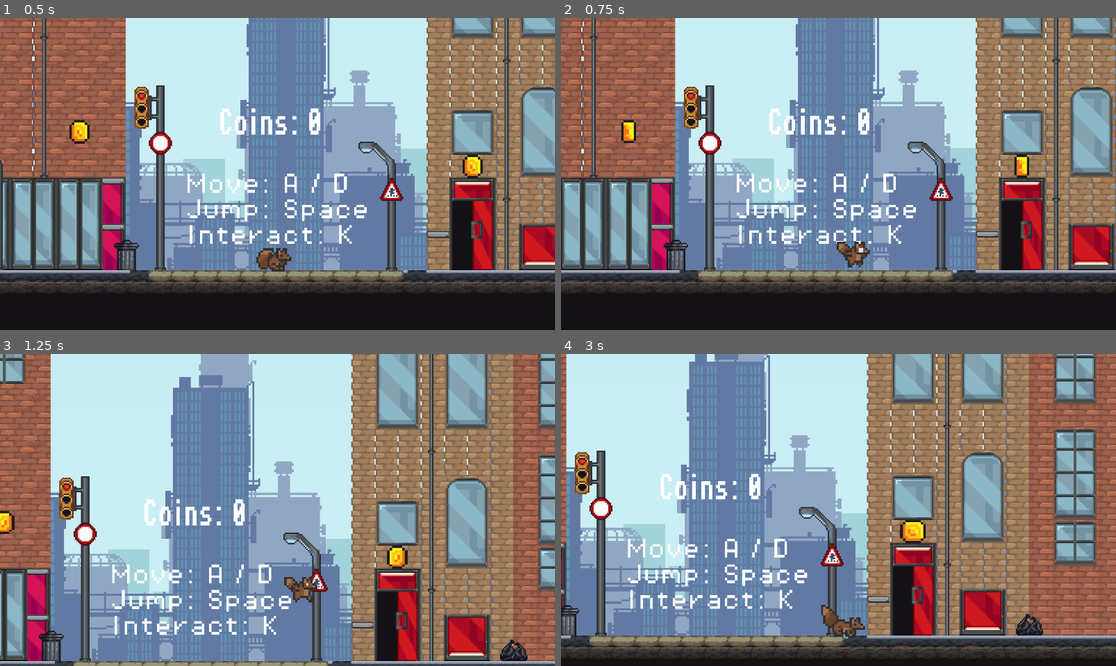
Above: before the commit, frames 1-4 (two rows, left to right).
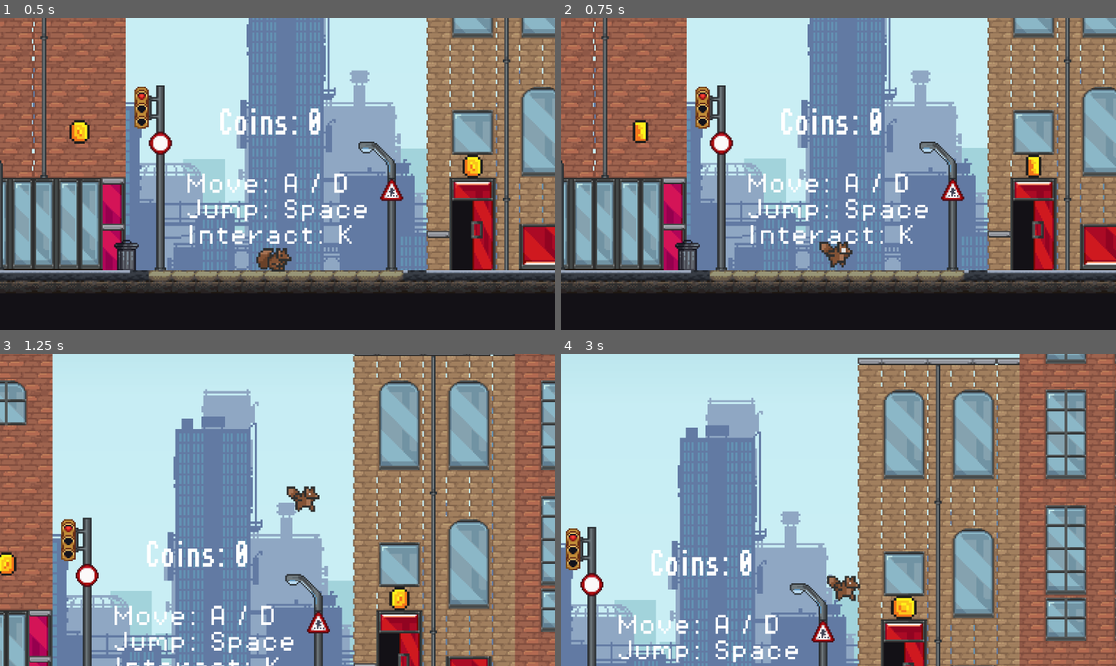
Above: after the commit, the same moments.

Repository: CS196Illinois/FA25-Group6
Game: Godot game, scene res://Scene/games.tscn
Same seed, same stepped clock (60 frames per second), same inputs: the game is played once before the commit and once after it.
Inputs:
- Up to frame 1 (0.5 s): no input
- Up to frame 2 (0.75 s): hold Right (move_right) from 0.53 s (still down); hold K (interact) from 0.53 s (still down)
- Up to frame 3 (1.25 s): keep holding Right (move_right); keep holding K (interact); tap Space (jump) at 0.77, 0.8, 1.07 s
- Up to frame 4 (3 s): release K (interact) at 1.28 s; tap Space (jump) at 1.35, 1.52, 1.82, 2.3 s; tap K (interact) at 1.55, 2.85 s; release Right (move_right) at 2.03 s; hold A (move_left) 2.03-2.78 s; hold K (interact) 2.03-2.78 s; hold Right (move_right) from 2.78 s (still down)

Frame 1 is identical in both runs. In frame 2, 35% of the frame differs, in the area x 0-100%, y 0-88%; in frame 3, 46%; in frame 4, 62%, in the area x 0-100%, y 0-100%.

Commit message:
add notes for code and change the logic of detecting pressing interact

Diff:
--- a/cs-honors-proj/Script/coin.gd
+++ b/cs-honors-proj/Script/coin.gd
@@ -1,6 +1,8 @@
 extends Area2D
 @onready var animation_player: AnimationPlayer = $AnimationPlayer
-
+#check if player attach the body
 func _on_body_entered(body: Node2D) -> void:
+	#adding count
 	GameManager.add_point()
+	#delete coin according the set in animationPlayer
 	animation_player.play("pickup")
--- a/cs-honors-proj/Script/game_manager.gd
+++ b/cs-honors-proj/Script/game_manager.gd
@@ -6,10 +6,12 @@
 func _ready():
 	#connect autoload GameManager to find ScoreLabel
 	score_label = get_tree().get_root().find_child("ScoreLabel", true, false)
+#count coins
 func add_point():
 	score += 1
 	if score_label:
 		score_label.text = "Coins: " + str(score)
+
 
 # part for npc creating
 @export var human_copy = preload("res://Scene/human.tscn")
@@ -21,8 +23,9 @@
 var time_count = 0.0
 func create_human():
 	var human = human_copy.instantiate() # create new human scene
-	var random_side = randi() % 2 # create random 0 or 1
+	var random_side = randi() % 2 # create random 0 or 1, allows npc appear randomely in left or right
 	if random_side == 0 :
+		#set original place and direction
 		human.position = Vector2(left_create_x, create_y);
 		human.direction = 1;
 	else:
@@ -30,6 +33,7 @@
 		human.direction = -1;
 	add_child(human) #add our new human
 
+#creat human each 3 seconds
 func _process(delta):
 	time_count += delta
 	if time_count >= creat_cd:
--- a/cs-honors-proj/Script/human.gd
+++ b/cs-honors-proj/Script/human.gd
@@ -2,6 +2,7 @@
 var speed = 50
 var direction = 1
 @onready var animated_sprite_2d: AnimatedSprite2D = $AnimatedSprite2D
+
 #for moving
 func _process(delta: float) -> void:
 	position.x += speed * delta * direction
@@ -9,6 +10,7 @@
 		animated_sprite_2d.flip_h = false
 	elif direction < 0:
 		animated_sprite_2d.flip_h = true
+	#delete human when they walk outside the boundry
 	if position.x < -550 or position.x > 600:
 		queue_free()
 
@@ -16,9 +18,10 @@
 var player_enter = false #check player enter the body
 var be_scared = false # ensure only change direction once
 @onready var coin_scene: PackedScene = preload("res://Scene/coin.tscn")
-var first = true
+var first = true #check for interact second time
 @onready var hurt_sounds: AudioStreamPlayer = $hurt
 
+#check player's position
 func _on_area_2d_body_entered(body: Node2D) -> void:
 	player_enter = true
 func _on_area_2d_body_exited(body: Node2D) -> void:
@@ -26,24 +29,29 @@
 
 func _physics_process(delta: float) -> void:
 	if Input.is_action_just_pressed("interact") and player_enter:
+		#check beat
 		hurt_sounds.play()
 		if (!be_scared):
+			#check first beat
 			be_scared = true
+			#chang direction and run away faster
 			direction = -1 * direction
 			speed = 150
 			animated_sprite_2d.play("runaway")
 		elif (first):
+			#check second beat and ensure no more reaction after second beat
 			first = false
+			#turn back and play animation
 			direction = -1 * direction
 			animated_sprite_2d.play("beat")
 			speed = 0
 			await animated_sprite_2d.animation_finished
 			#play hit animation
-			var new_coin = coin_scene.instantiate() # create new coin
+			var new_coin = coin_scene.instantiate() # throw away new coin
 			new_coin.position = self.position + Vector2(direction * 30, -10)
 			# create coin on the ground and at back of the human
 			get_node("/root/GameManager").add_child(new_coin)
 			#create coin under gameManager to ensure the score is added
 			animated_sprite_2d.play("runaway")
 			direction = -1 * direction
-			speed = 300 #run away faster
+			speed = 300 #run away faster and faster
--- a/cs-honors-proj/Script/killzone.gd
+++ b/cs-honors-proj/Script/killzone.gd
@@ -3,7 +3,8 @@
 
 func _on_body_entered(body: Node2D) -> void:
 	timer.start()
-
+#check if player walk into the boundry
 
 func _on_timer_timeout() -> void:
 	get_tree().reload_current_scene()
+#reopen the game when walk against the boundry
--- a/cs-honors-proj/Script/player.gd
+++ b/cs-honors-proj/Script/player.gd
@@ -4,6 +4,8 @@
 const SPEED = 100.0
 const JUMP_VELOCITY = -300.0
 @onready var animated_sprite_2d: AnimatedSprite2D = $AnimatedSprite2D
+var playing = false;
+
 
 func _physics_process(delta: float) -> void:
 	# Add the gravity.
@@ -20,10 +22,16 @@
 		animated_sprite_2d.flip_h = false
 	elif direction < 0:
 		animated_sprite_2d.flip_h = true
-	#play animations
+	# play animations each time when press "K" without loop
 	if Input.is_action_pressed("interact") and is_on_floor():
-		animated_sprite_2d.play("beat")
-	elif is_on_floor():
+		if !playing:
+			animated_sprite_2d.play("beat")
+			await animated_sprite_2d.animation_finished
+			playing = true;
+	elif Input.is_action_just_released("interact") and is_on_floor():
+		playing = false;
+	#static state, normal run and jump
+	if is_on_floor():
 		if direction == 0:
 			animated_sprite_2d.play("idle")
 		else:
--- a/cs-honors-proj/Script/trash_bin.gd
+++ b/cs-honors-proj/Script/trash_bin.gd
@@ -14,6 +14,7 @@
 
 func _process(delta):
 	if player_in_area and Input.is_action_just_pressed("interact") and first and !inCD:
+		#check all the requirement to create new coins
 		first = false
 		if current_coin and current_coin.is_inside_tree():
 			return
@@ -21,6 +22,7 @@
 		else:
 			cd.start()
 			inCD = true
+		#avoid frequently create coin
 		var new_coin = coin_scene.instantiate() # create new coin
 		new_coin.position = self.position + Vector2(0, -30)
 		# create coin on the top of the trash bin
@@ -28,7 +30,7 @@
 		pickupsound.play()
 		current_coin = new_coin
 
-
+#player must leave the area and come in again to create next coin
 func _on_body_exited(body: Node2D) -> void:
 	player_in_area = false
 	first = true
